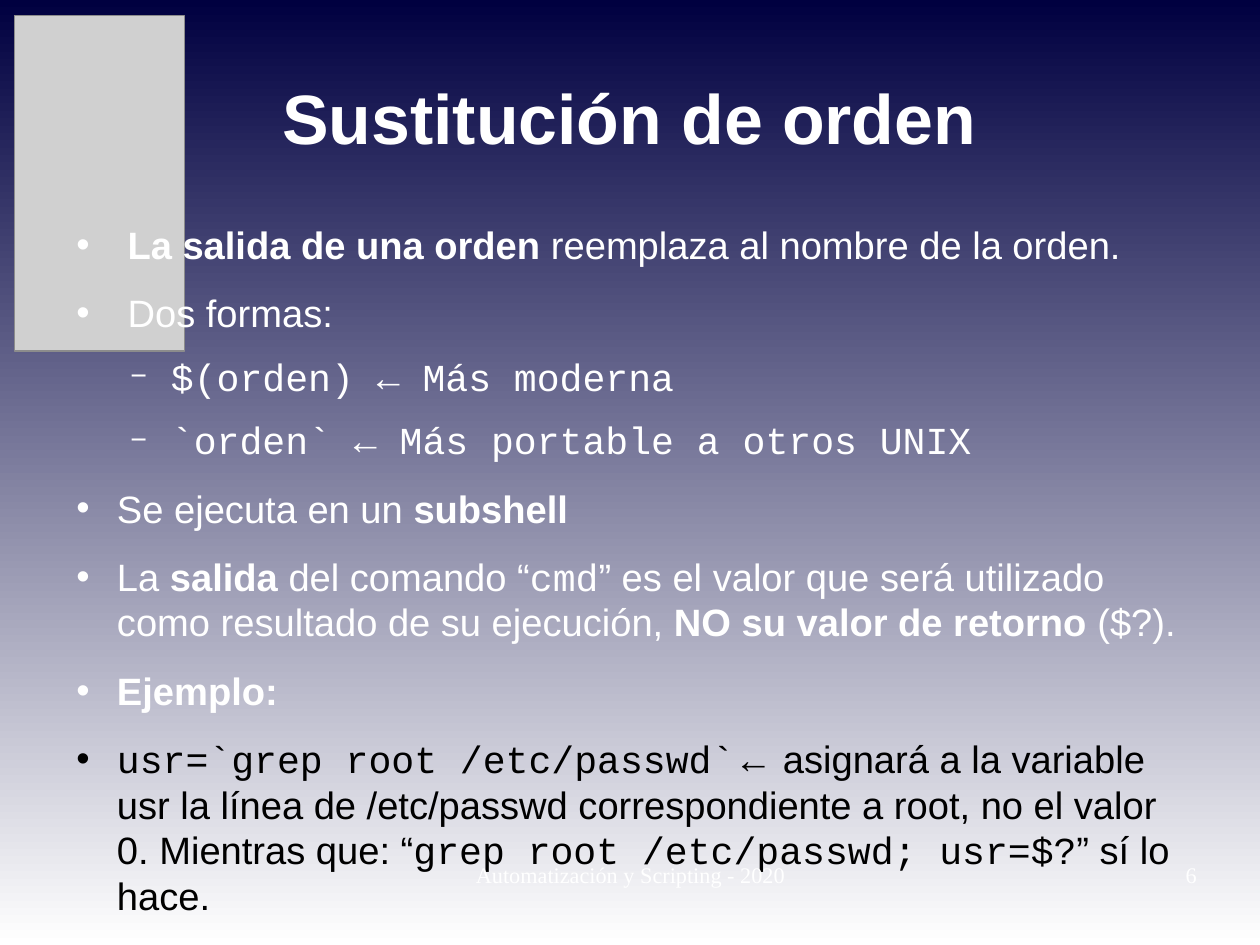
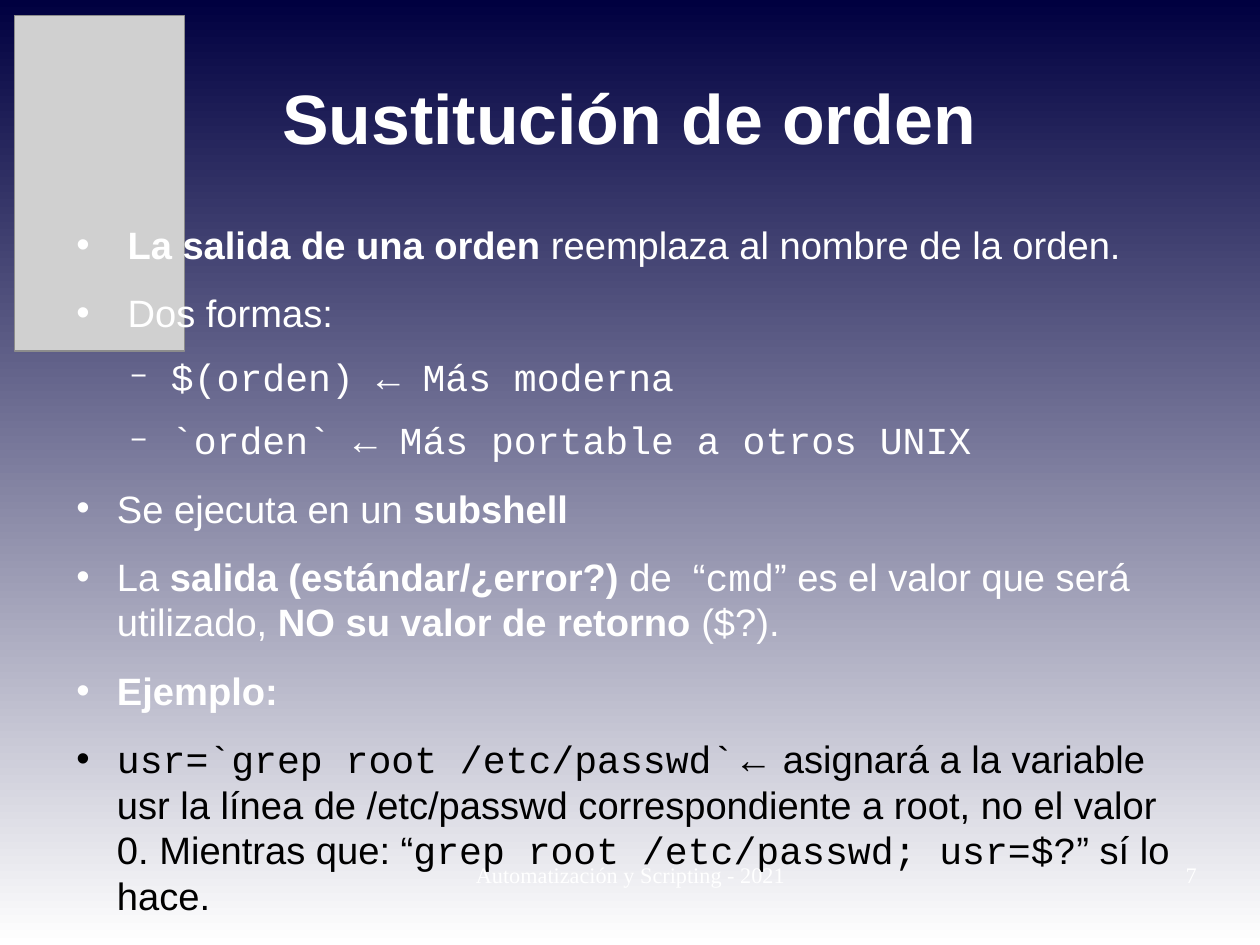
Before and after one commit to niniadcobre/-AutoyScripting, a slide deck: slide 7 of clases/AYS_clase06.odp (slide 6 before the commit). Drawn at 1260x945 pixels with LibreOffice and Linux fonts; fonts in the diff are those of the drawing; grey boxes stand for pictures. Boxes give left, top, right and bottom in pixels: in the first picture for what was removed or moved away, otherwise in the second. Text is boxed around its words. In the diff, an @@ line names an element or a change of style, - is before the commit and + after.

```diff
--- a/clases/AYS_clase06.odp
+++ b/clases/AYS_clase06.odp
@@ text at box(117, 563, 1130, 641): text changed; bold on @@
-• La salida del comando “cmd” es el valor que será utilizado como resultado de su ejecución, NO su valor de retorno ($?).
+• La salida (estándar/¿error?) de “cmd” es el valor que será utilizado, NO su valor de retorno ($?).
@@ text at box(476, 863, 785, 888): text changed @@
-Automatización y Scripting - 2020
+Automatización y Scripting - 2021
```
Also in this commit, not shown: 8 other slides changed, 1 slide added, 6 other files.
